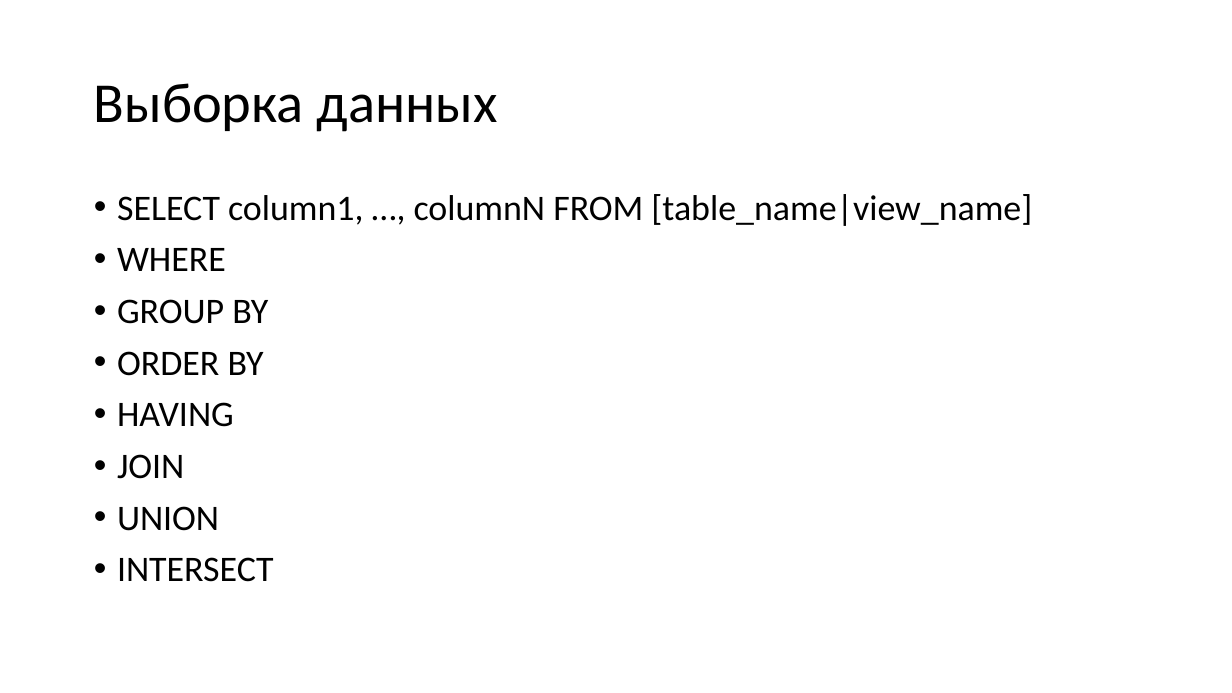
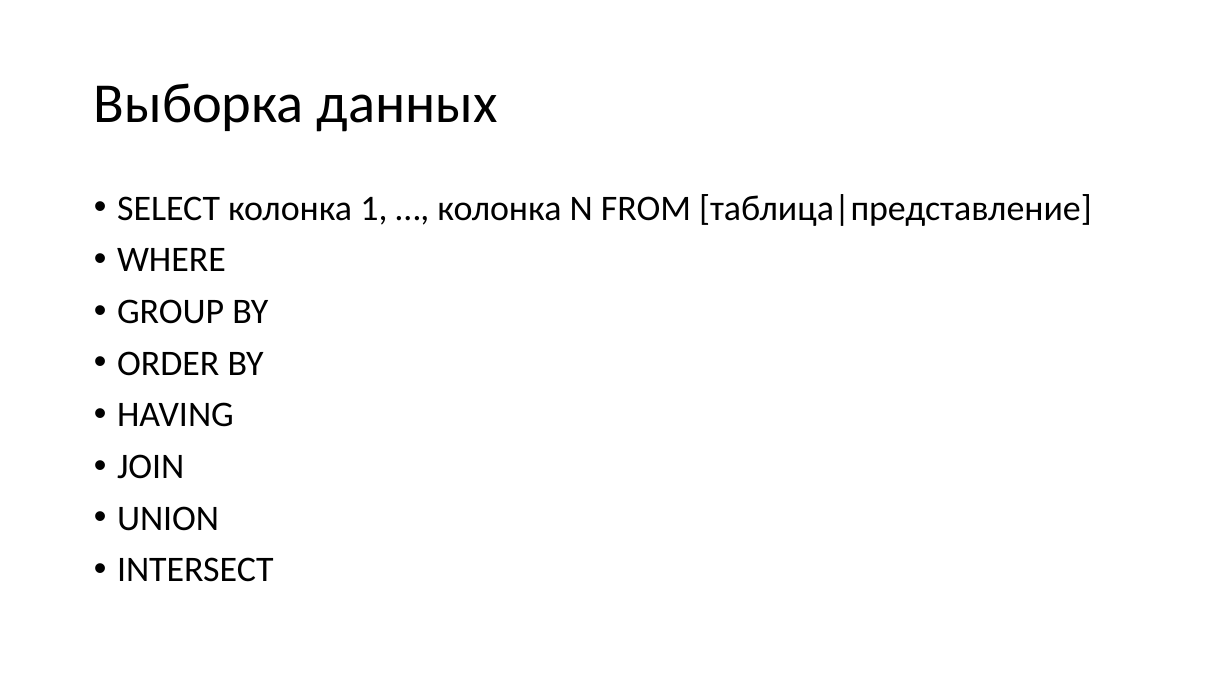
Before and after one commit to dmitriykuptsov/SQL, a slide deck: slide 17 of sql.pptx (slide 9 before the commit). Drawn at 1232x693 pixels with LibreOffice and Linux fonts; fonts in the diff are those of the drawing. Boxes give left, top, right and bottom in pixels: in the first picture for what was removed or moved away, otherwise in the second. Text is boxed around its words. In the diff, an @@ line names an element or a change of style, - is before the commit and + after.

```diff
--- a/sql.pptx
+++ b/sql.pptx
@@ text at box(117, 194, 1092, 226): text changed @@
-• SELECT column1, …, columnN FROM [table_name|view_name]
+• SELECT колонка 1, …, колонка N FROM [таблица|представление]
```
Also in this commit, not shown: 6 other slides changed, 47 slides added, 3 other files.
